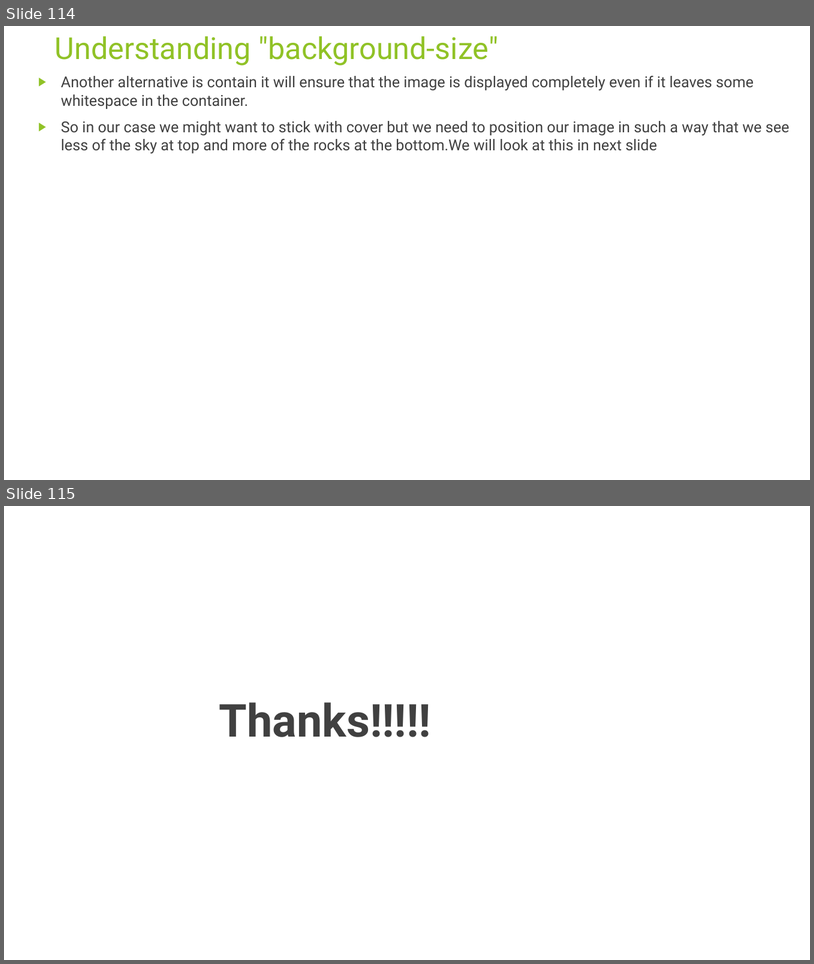
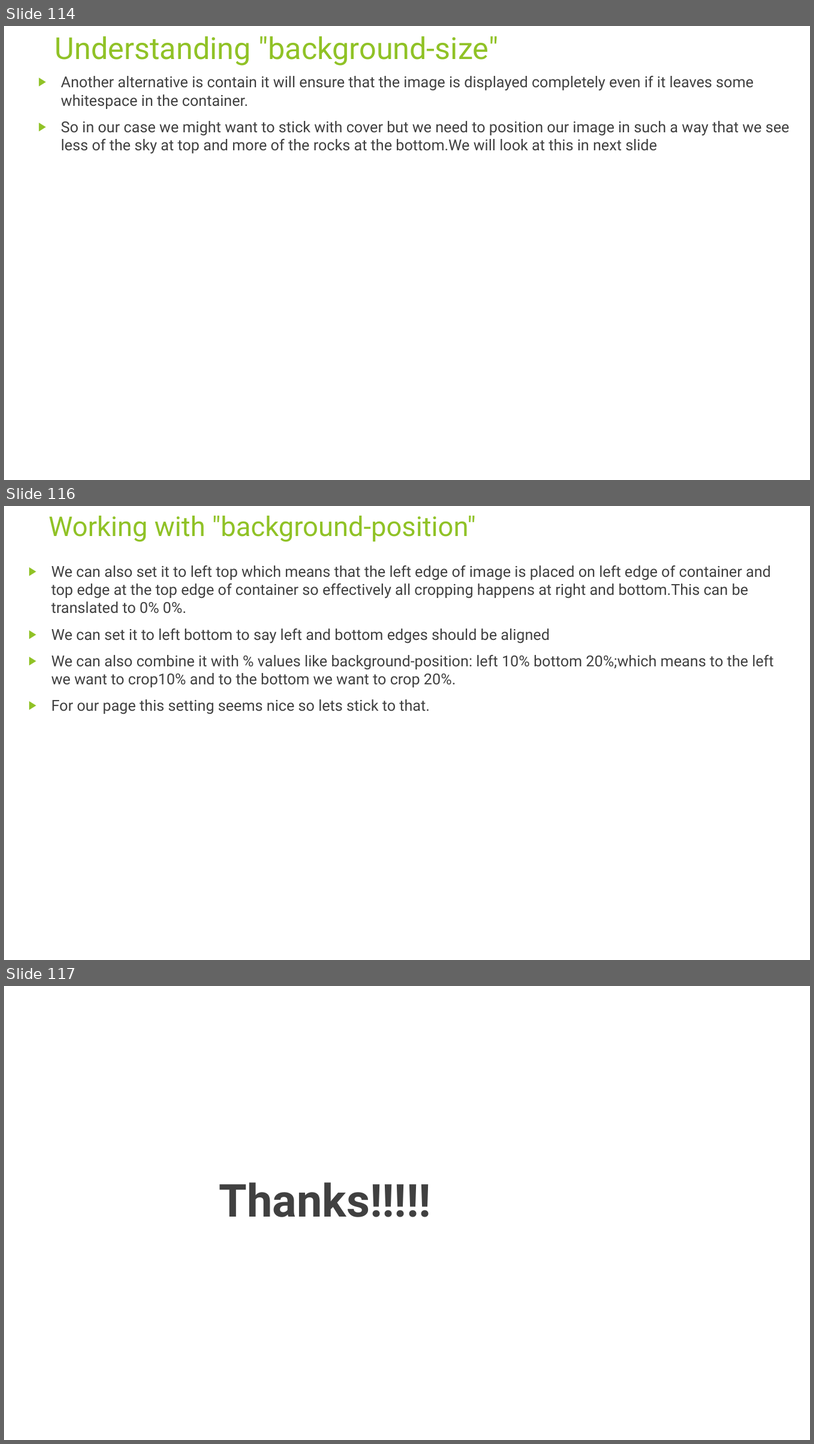
Before and after one commit to rudhrainfogain/CSS, a slide deck: PPT/Css-v7.pptx. Shown one above the other, each under a label of ours: slides 114 and 115 before the commit, slides 114, 116 and 117 after it; the slides between them are not shown. The pictures are 814x964 and 814x1444 pixels, drawn with LibreOffice and Linux fonts; fonts in the diff are those of the drawing. Boxes give left, top, right and bottom in pixels: in the first picture for what was removed or moved away, otherwise in the second. Text is boxed around its words. In the diff, an @@ line names an element or a change of style, - is before the commit and + after.

Commit message:
BackgroundPosition

```diff
--- a/PPT/Css-v7.pptx
+++ b/PPT/Css-v7.pptx
@@ slide 116 added at box(4, 506, 810, 960), background #FFFFFF @@
@@ title added at box(48, 516, 476, 542), 32.4 pt, text #90C226 @@
+Working with "background-position"
@@ text added at box(51, 565, 774, 714), 18 pt, text #404040 @@
+▶ We can also set it to left top which means that the left edge of image is placed on left edge of container and top edge at the top edge of container so effectively all cropping happens at right and bottom.This can be translated to 0% 0%.
+▶ We can set it to left bottom to say left and bottom edges should be aligned
+▶ We can also combine it with % values like background-position: left 10% bottom 20%;which means to the left we want to crop10% and to the bottom we want to crop 20%.
+▶ For our page this setting seems nice so lets stick to that.
@@ what was slide 115 is now slide 117 @@
```
Also in this commit, not shown: 1 other slide added, 1 other file.
